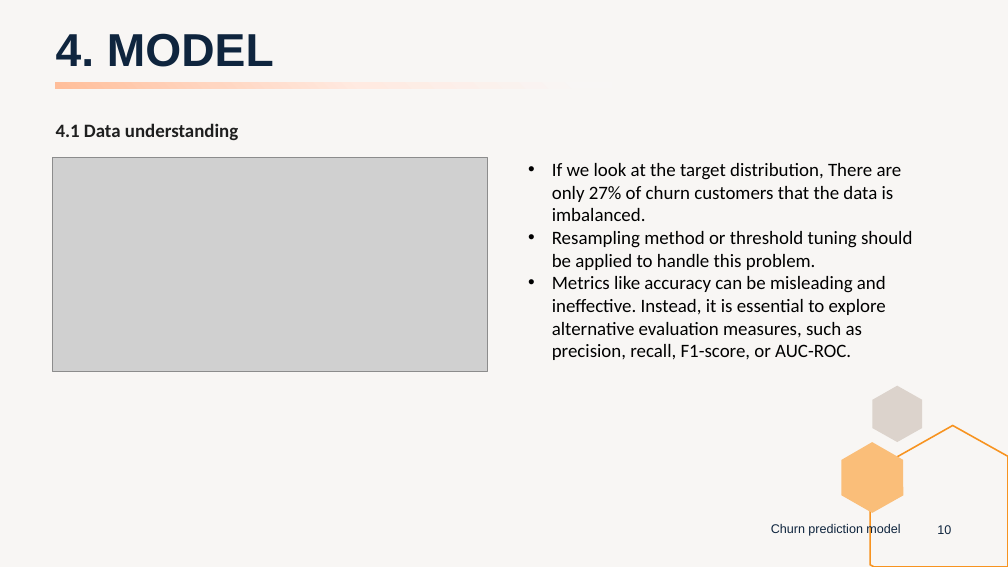
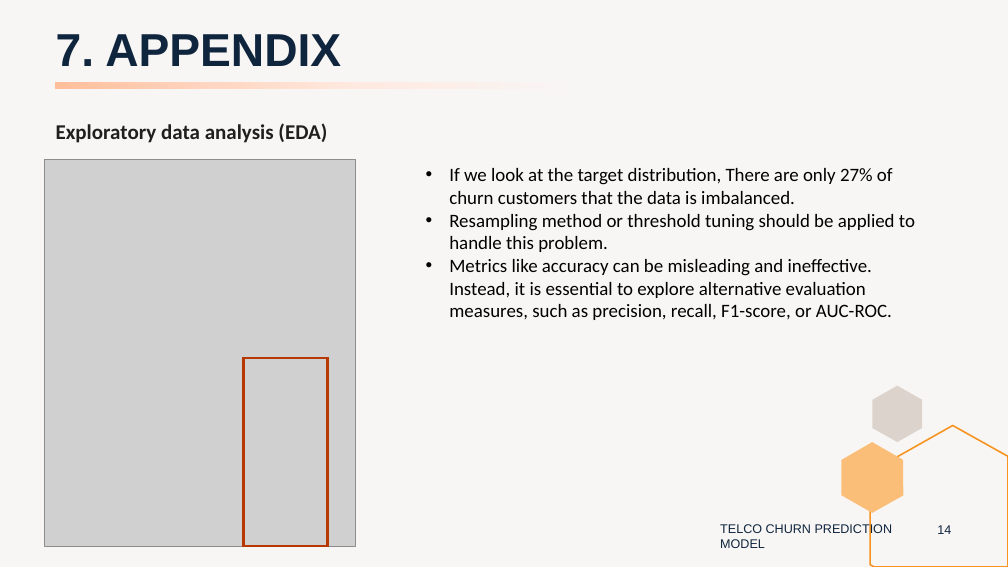
Before and after one commit to peerapat-t/telco_churn_prediction_model, a slide deck: slide 14 of Telco churn prediction model presentation.pptx (slide 10 before the commit). Drawn at 1008x567 pixels with LibreOffice and Linux fonts; fonts in the diff are those of the drawing; grey boxes stand for pictures. Boxes give left, top, right and bottom in pixels: in the first picture for what was removed or moved away, otherwise in the second. Text is boxed around its words. In the diff, an @@ line names an element or a change of style, - is before the commit and + after.

Commit message:
Add files via upload
update slide, improve model performance by add more iteration during randomized search

```diff
--- a/Telco churn prediction model presentation.pptx
+++ b/Telco churn prediction model presentation.pptx
@@ title at bbox=[56, 34, 341, 66]: text changed @@
-4. MODEL
+7. APPENDIX
@@ text removed at bbox=[56, 123, 238, 140] @@
-4.1 Data understanding
@@ text added at bbox=[56, 123, 327, 143], 20 pt, text #1F1F1F, bold @@
+Exploratory data analysis (EDA)
@@ picture added at bbox=[45, 160, 355, 547] @@
@@ picture removed at bbox=[52, 157, 487, 372] @@
@@ text "If we look at the ..." rewrapped from bbox=[552, 163, 912, 360] to bbox=[449, 168, 915, 320] @@
@@ rectangle added at bbox=[243, 358, 327, 546], outline #B83803 2.25 pt @@
@@ text at bbox=[720, 523, 893, 548]: text changed @@
-Churn prediction model
+TELCO CHURN PREDICTION MODEL
@@ page number at bbox=[937, 525, 951, 534]: text changed @@
-10
+14
```
Also in this commit, not shown: 13 other slides changed, 7 slides added, 4 slides removed, 2 other files.
